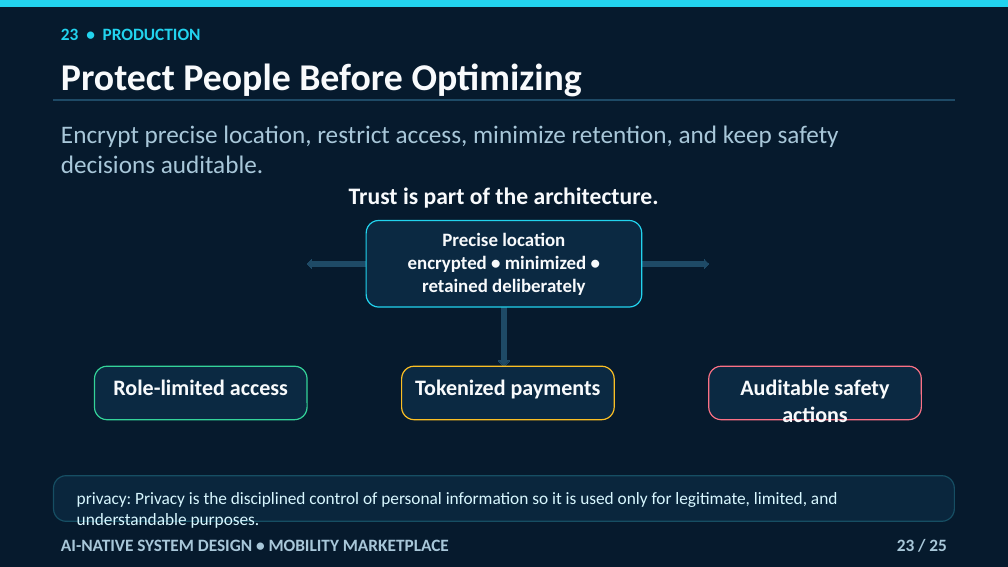
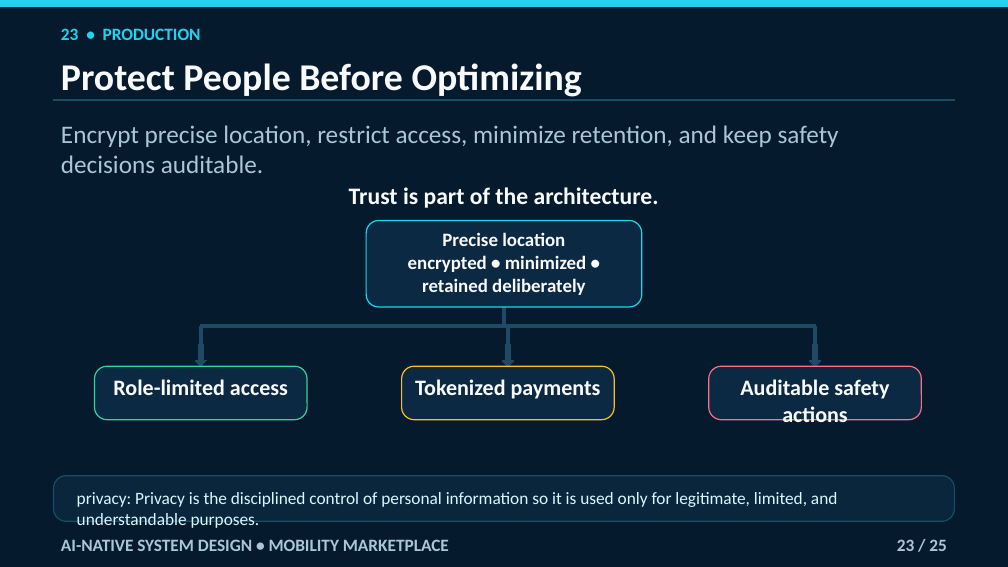
Before and after one commit to navaidya/learning, a slide deck: slide 23 of video/system-design/ai-native-mobility-marketplace/ai-native-mobility-marketplace.pptx. Drawn at 1008x567 pixels with LibreOffice and Linux fonts; fonts in the diff are those of the drawing. Boxes give left, top, right and bottom in pixels: in the first picture for what was removed or moved away, otherwise in the second. Text is boxed around its words. In the diff, an @@ line names an element or a change of style, - is before the commit and + after.

```diff
--- a/video/system-design/ai-native-mobility-marketplace/ai-native-mobility-marketplace.pptx
+++ b/video/system-design/ai-native-mobility-marketplace/ai-native-mobility-marketplace.pptx
@@ left arrow removed at (x1=307, y1=259, x2=366, y2=268) @@
@@ right arrow removed at (x1=642, y1=259, x2=709, y2=268) @@
@@ rectangle added at (x1=200, y1=326, x2=203, y2=344), fill #1E4A66, outline #1E4A66 0 pt @@
@@ rectangle added at (x1=201, y1=324, x2=504, y2=327), fill #1E4A66, outline #1E4A66 0 pt @@
@@ rectangle added at (x1=503, y1=307, x2=506, y2=326), fill #1E4A66, outline #1E4A66 0 pt @@
@@ rectangle added at (x1=504, y1=324, x2=508, y2=327), fill #1E4A66, outline #1E4A66 0 pt @@
@@ rectangle added at (x1=504, y1=324, x2=815, y2=327), fill #1E4A66, outline #1E4A66 0 pt @@
@@ rectangle added at (x1=507, y1=326, x2=510, y2=344), fill #1E4A66, outline #1E4A66 0 pt @@
@@ rectangle added at (x1=814, y1=326, x2=817, y2=344), fill #1E4A66, outline #1E4A66 0 pt @@
@@ down arrow added at (x1=195, y1=344, x2=206, y2=366), fill #1E4A66, outline #1E4A66 0 pt @@
@@ down arrow resized from (x1=498, y1=307, x2=510, y2=366) to (x1=503, y1=344, x2=514, y2=366) @@
@@ down arrow added at (x1=810, y1=344, x2=821, y2=366), fill #1E4A66, outline #1E4A66 0 pt @@
```
Also in this commit, not shown: 13 other slides changed.
